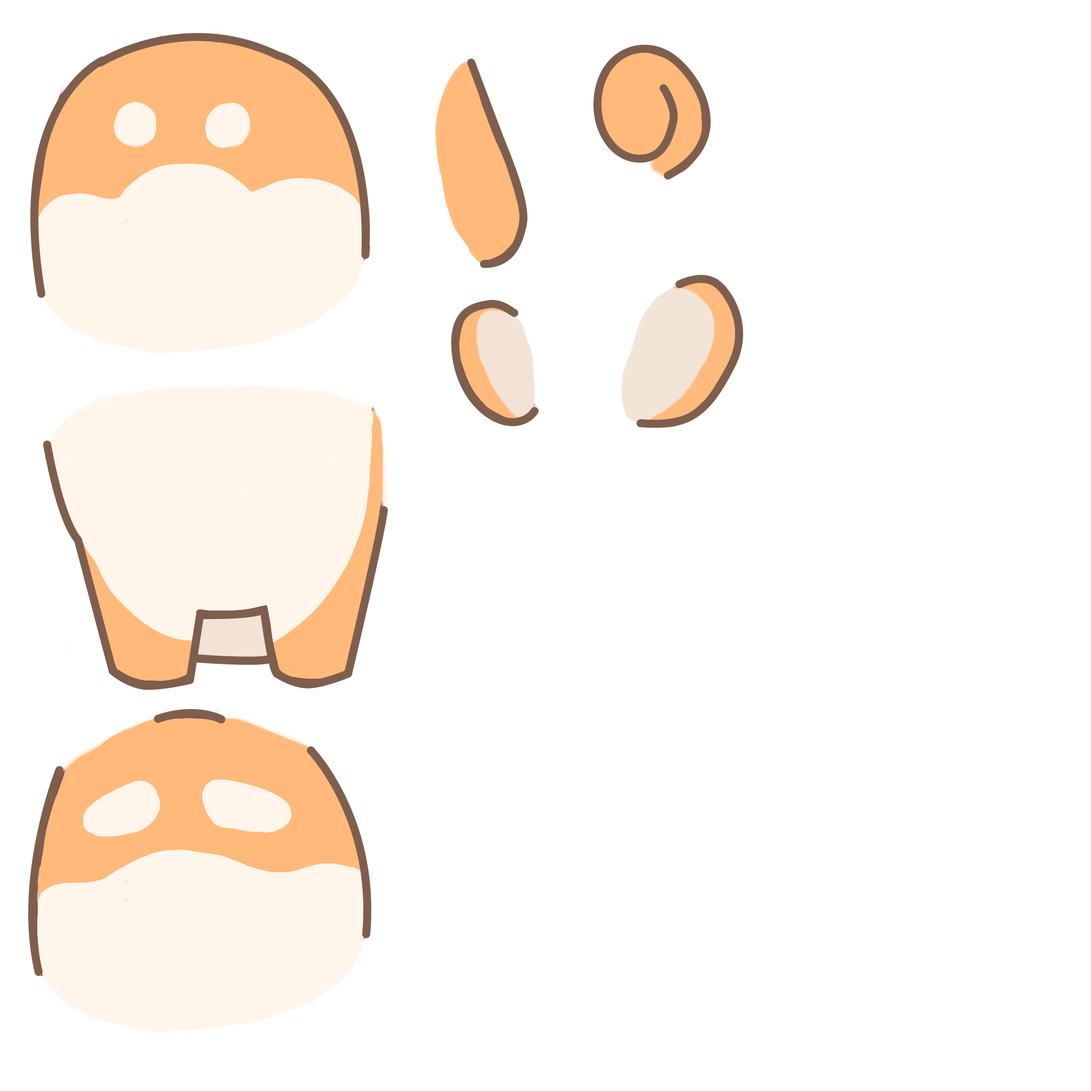
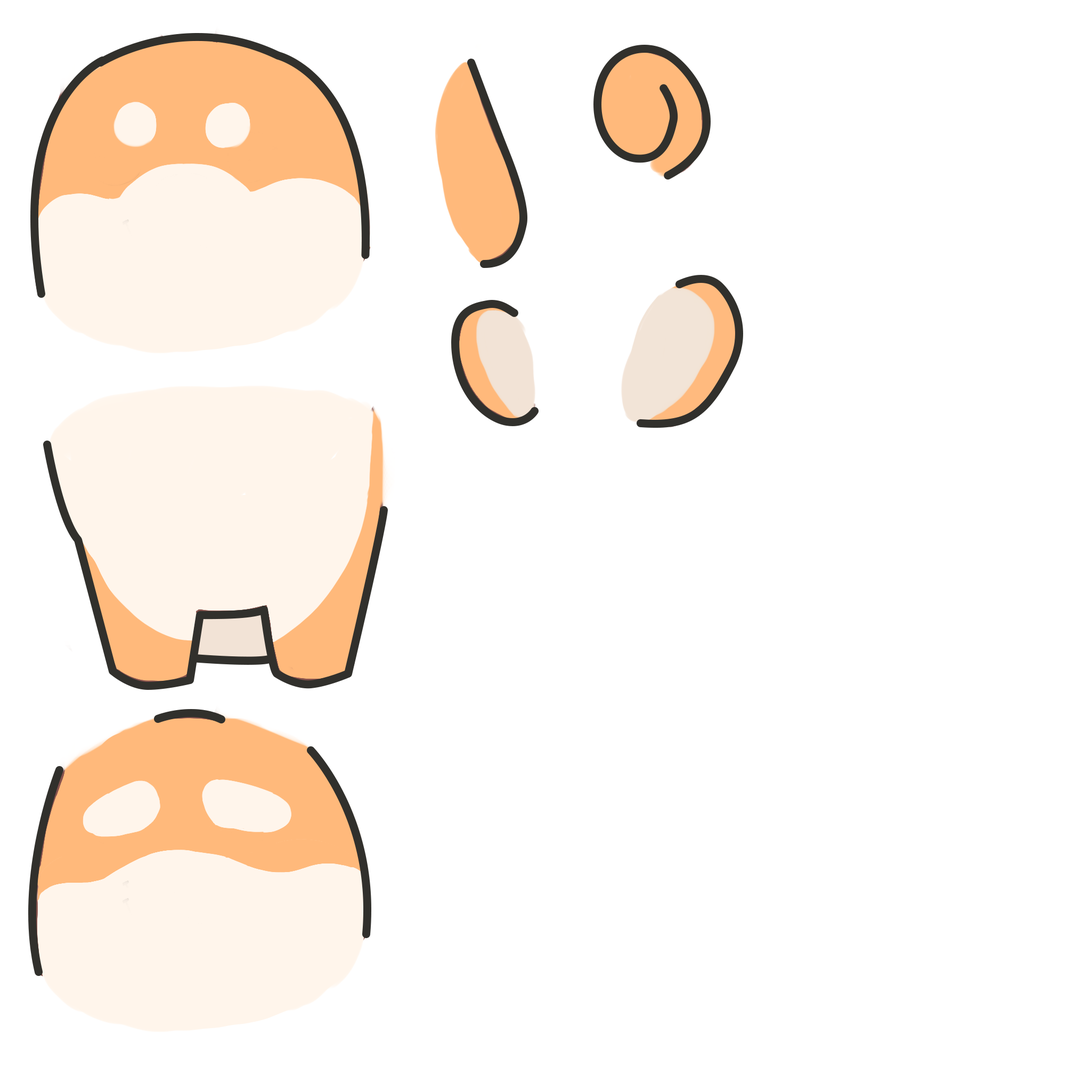
Layer changes from the first 1091px x 1091px image to the second:
painted on "Shape 6" over [636, 275, 744, 428]
painted on "Shape 5" over [593, 44, 711, 180]
painted on "Shape 4" over [467, 58, 528, 269]
painted on "Shape 7" over [451, 300, 539, 427]
painted on "Shape 3" over [30, 56, 107, 298]
painted on "Shape 2" over [274, 51, 370, 260]
painted on "Shape 1" over [96, 33, 282, 67]
painted on "Shape 12" over [306, 746, 372, 939]
painted on "Shape 11" over [154, 709, 226, 724]
painted on "Shape 10" over [28, 766, 64, 977]
painted on "Shape 9" over [190, 654, 275, 666]
painted on "Shape 8" over [43, 440, 388, 691]
